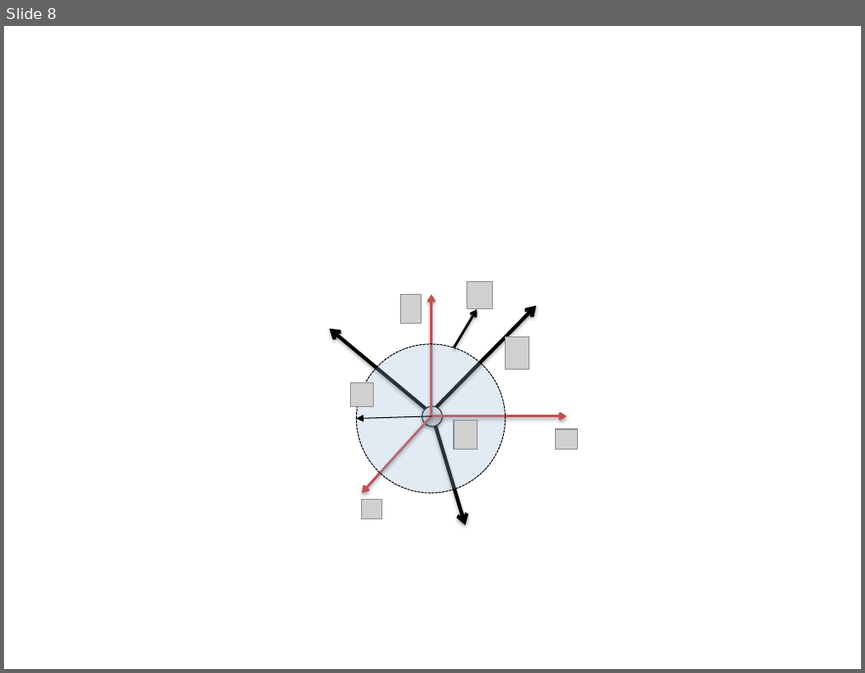
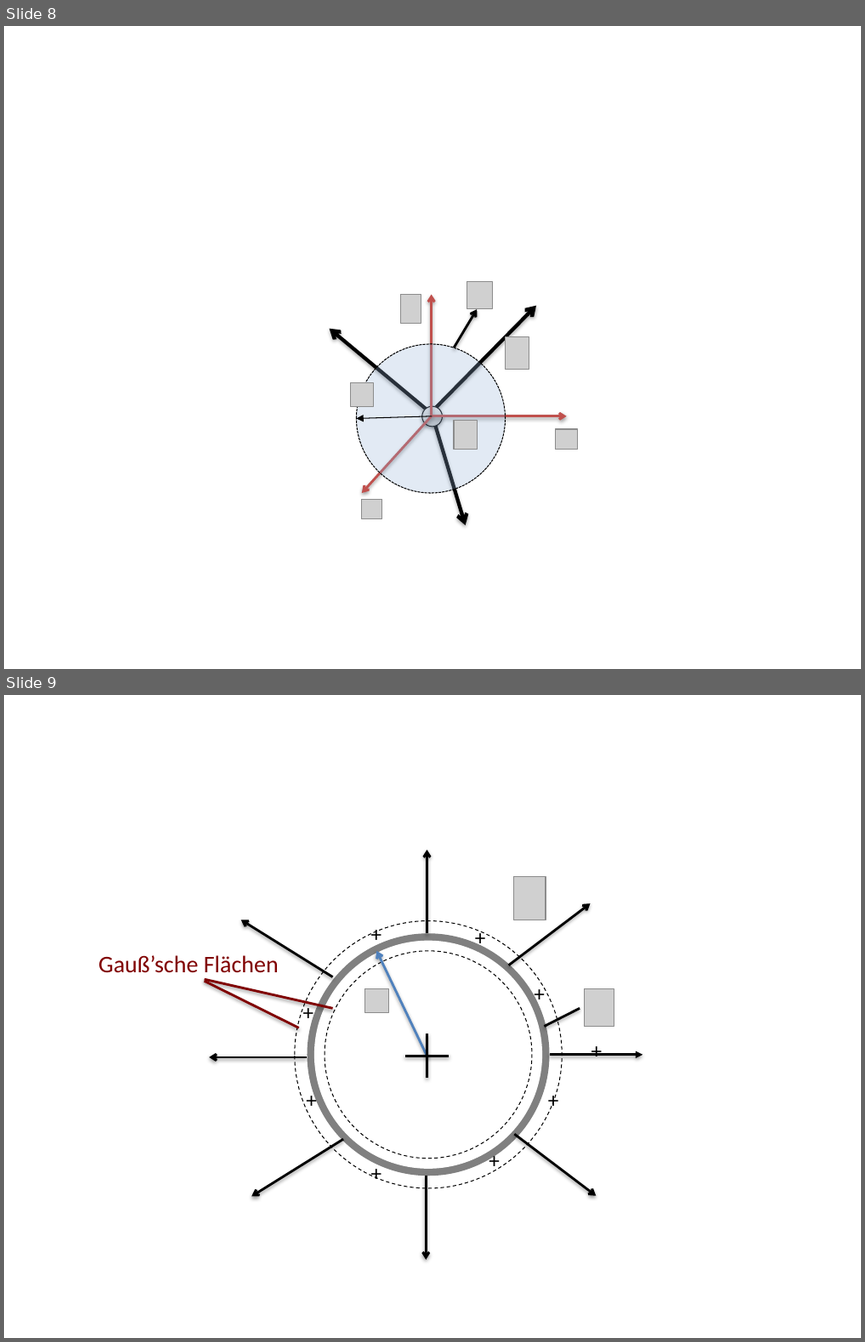
Before and after one commit to cdohl/physik2, a slide deck: figures/Presentation1.pptx. Shown one above the other, each under a label of ours: slide 8 before the commit, slides 8 and 9 after it. The pictures are 865x673 and 865x1342 pixels, drawn with LibreOffice and Linux fonts; fonts in the diff are those of the drawing; grey boxes stand for pictures. Boxes give left, top, right and bottom in pixels: in the first picture for what was removed or moved away, otherwise in the second. Text is boxed around its words. In the diff, an @@ line names an element or a change of style, - is before the commit and + after.

```diff
--- a/figures/Presentation1.pptx
+++ b/figures/Presentation1.pptx
@@ slide 9 added at <box>4,695,861,1338</box>, background #FFFFFF @@
@@ arrow added from (427, 933) to (427, 849), #000000 2 pt @@
@@ picture added at <box>513,877,545,919</box> @@
@@ arrow added from (333, 977) to (241, 919), #000000 2 pt @@
@@ ellipse added at <box>295,920,562,1188</box>, outline #000000 0.75 pt dashed @@
@@ text added at <box>362,916,391,950</box>, 18 pt, text #000000 @@
++
@@ text added at <box>466,919,495,953</box>, 18 pt, text #000000 @@
++
@@ arrow added from (509, 965) to (590, 903), #000000 2 pt @@
@@ ellipse added at <box>307,933,550,1175</box>, fill #808080 @@
@@ ellipse added at <box>314,940,542,1168</box>, fill #FFFFFF @@
@@ text added at <box>98,955,279,973</box>, 20 pt, text #800000 @@
+Gauß’sche Flächen
@@ ellipse added at <box>324,950,532,1157</box>, outline #000000 0.75 pt dashed @@
@@ arrow added from (427, 1055) to (376, 950), #4F81BD 2 pt @@
@@ line added from (205, 980) to (333, 1008), #800000 2 pt @@
@@ line added from (205, 981) to (299, 1027), #800000 2 pt @@
@@ text added at <box>295,994,323,1028</box>, 18 pt, text #000000 @@
++
@@ picture added at <box>364,989,388,1012</box> @@
@@ text added at <box>526,976,554,1010</box>, 18 pt, text #000000 @@
++
@@ picture added at <box>584,989,613,1027</box> @@
@@ line added from (579, 1008) to (544, 1026), #000000 2 pt @@
@@ line added from (427, 1033) to (427, 1078), #000000 2 pt @@
@@ text added at <box>582,1033,611,1067</box>, 18 pt, text #000000 @@
++
@@ arrow added from (307, 1057) to (209, 1057), #000000 2 pt @@
@@ line added from (449, 1055) to (405, 1055), #000000 2 pt @@
@@ arrow added from (549, 1054) to (642, 1054), #000000 2 pt @@
@@ text added at <box>298,1083,326,1117</box>, 18 pt, text #000000 @@
++
@@ text added at <box>540,1083,568,1117</box>, 18 pt, text #000000 @@
++
@@ arrow added from (343, 1139) to (251, 1197), #000000 2 pt @@
@@ text added at <box>480,1143,509,1178</box>, 18 pt, text #000000 @@
++
@@ arrow added from (515, 1134) to (596, 1196), #000000 2 pt @@
@@ text added at <box>362,1155,391,1190</box>, 18 pt, text #000000 @@
++
@@ arrow added from (426, 1175) to (426, 1259), #000000 2 pt @@
```
Also in this commit, not shown: 3 other slides added.
